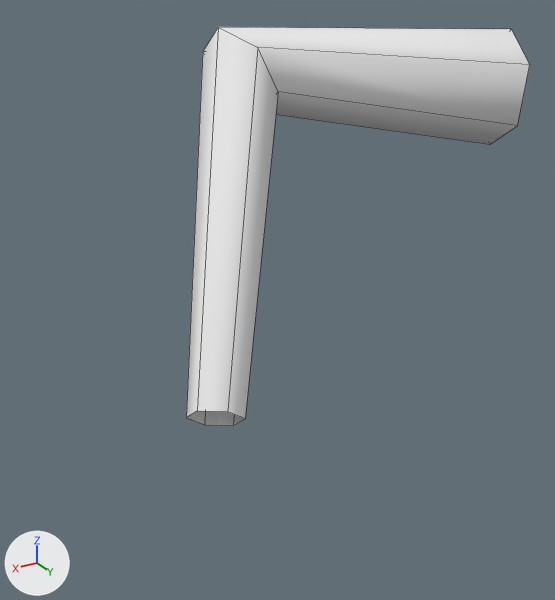
An edit to the FBX model unity/Assets/Art/Models/Tokage_Leg2.fbx, drawn before and after from the same camera.
One viewpoint serves both versions: a camera (50 mm lens) standing at (0.533, 0.503, 0.097) and looking at (0.268, 0.061, -0.124). Arrows for +X, +Y and +Z are at lower left; the lights stay in place. The older version comes first. Mesh edges are drawn as thin lines. Where no turn or scale is listed for an object, it has been applied to the vertices.

The older version as bpy lines, for what is in view:
```python
me_tokage_leg2 = bpy.data.meshes.new('Tokage_Leg2')
me_tokage_leg2.from_pydata(...)  # 18 vertices, 12 faces; spans x -0.017..0.356, y -0.114..0.115, z -0.193..0.055
me_tokage_leg2.materials.append(mat_vertexcolor)  # white #e7e7e7
ob_tokage_leg2 = bpy.data.objects.new('Tokage_Leg2', me_tokage_leg2)
ob_tokage_leg2.location = (0.0, 0.0, 0.0)
```
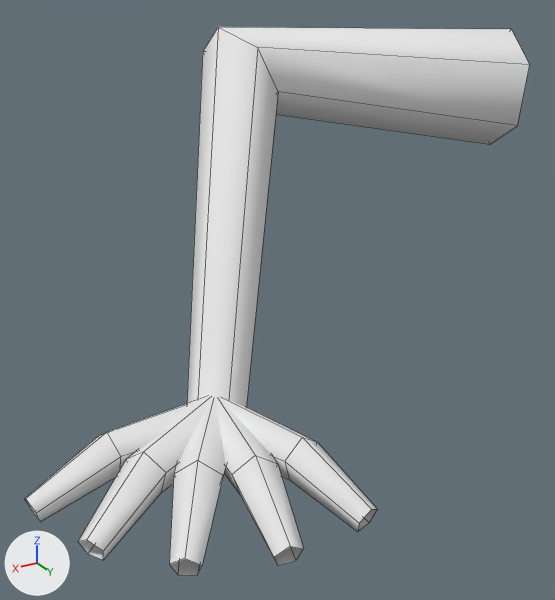
Patch to the scene script:
```diff
--- a/unity/Assets/Art/Models/Tokage_Leg2.fbx.py
+++ b/unity/Assets/Art/Models/Tokage_Leg2.fbx.py
@@ me_tokage_leg2 @@
 # used by ob_tokage_leg2; location = (0.0, 0.0, 0.0)
-me_tokage_leg2.from_pydata(...)  # 18 vertices, 12 faces; spans x -0.017..0.356, y -0.114..0.115, z -0.193..0.055
+me_tokage_leg2.from_pydata(...)  # 93 vertices, 62 faces; spans x -0.017..0.471, y -0.114..0.231, z -0.197..0.055
+# me_tokage_leg2 part 1: a new loose piece of 15 vertices spanning x 0.337..0.471, y 0.082..0.127, z -0.197..-0.159, in mat_vertexcolor (white #e7e7e7)
+# me_tokage_leg2 part 2: a new loose piece of 15 vertices spanning x 0.33..0.455, y 0.084..0.177, z -0.197..-0.159, in mat_vertexcolor (white #e7e7e7)
+# me_tokage_leg2 part 3: a new loose piece of 15 vertices spanning x 0.325..0.42, y 0.09..0.214, z -0.197..-0.159, in mat_vertexcolor (white #e7e7e7)
+# me_tokage_leg2 part 4: a new loose piece of 15 vertices spanning x 0.322..0.37, y 0.096..0.231, z -0.197..-0.159, in mat_vertexcolor (white #e7e7e7)
+# me_tokage_leg2 part 5: a new loose piece of 15 vertices spanning x 0.299..0.358, y 0.095..0.229, z -0.197..-0.159, in mat_vertexcolor (white #e7e7e7)
 me_tokage_leg2.materials.append(mat_vertexcolor)
```

Location of each change, [x1, y1, x2, y2] in pixels of the pictures (555 x 600 px):
'Tokage_Leg2', reshaped (47% wider, 38% taller): before [186, 27, 530, 425]; after [24, 27, 530, 575]
part 1 of me_tokage_leg2, added: after [24, 398, 206, 521]
part 2 of me_tokage_leg2, added: after [78, 398, 211, 560]
part 3 of me_tokage_leg2, added: after [169, 398, 226, 575]
part 4 of me_tokage_leg2, added: after [216, 398, 304, 566]
part 5 of me_tokage_leg2, added: after [221, 398, 378, 532]
